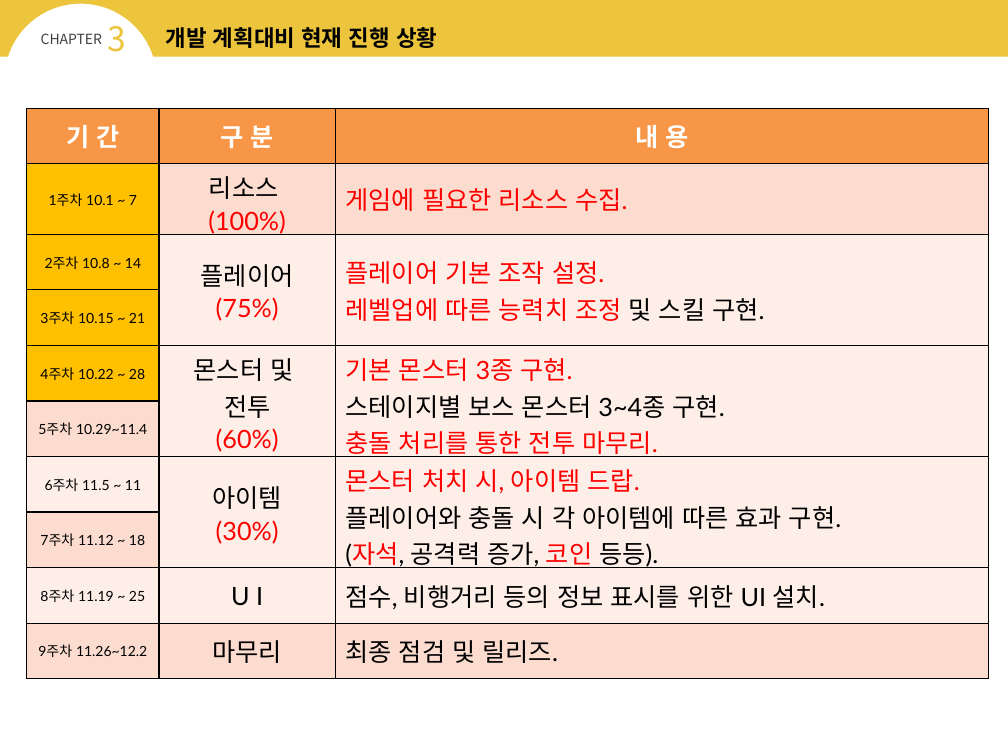
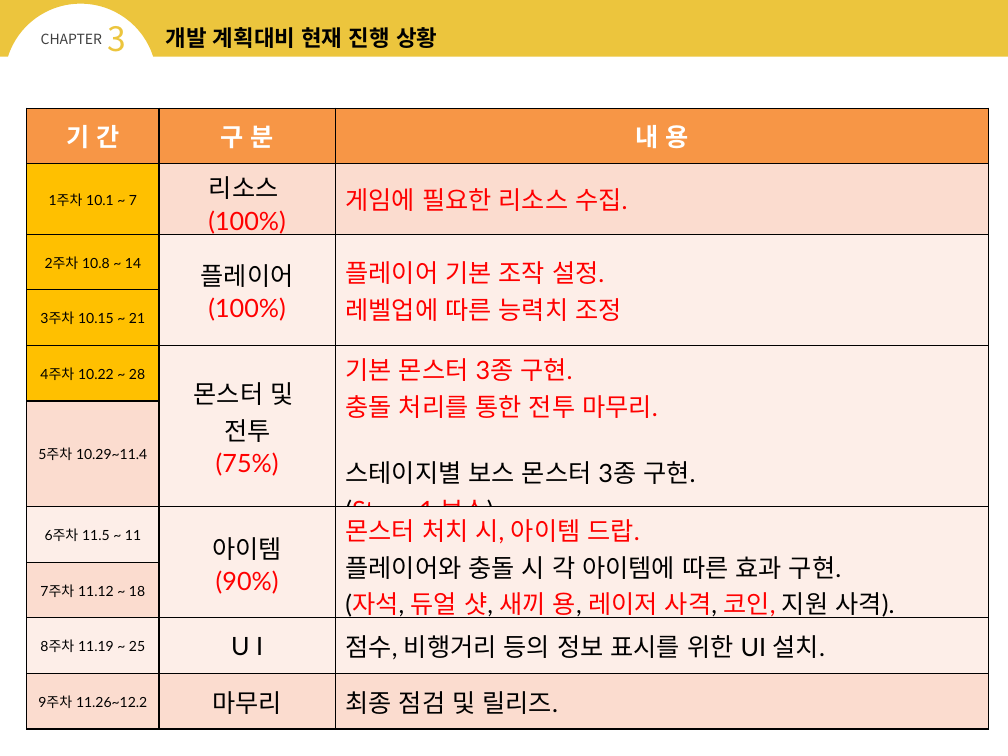
Before and after one commit to sinyoungheo/2014180044-2DGP-PROJECT, a slide deck: slide 2 of PPT/Project_03.pptx (slide 5 before the commit). Drawn at 1008x756 pixels with LibreOffice and Linux fonts; fonts in the diff are those of the drawing. Boxes give left, top, right and bottom in pixels: in the first picture for what was removed or moved away, otherwise in the second. Text is boxed around its words. In the diff, an @@ line names an element or a change of style, - is before the commit and + after.

```diff
--- a/PPT/Project_03.pptx
+++ b/PPT/Project_03.pptx
@@ table at <box>26,108,988,729</box> @@
-row 3, column 2: 플레이어 / (75%)
+row 3, column 2: 플레이어 / (100%)
-row 3, column 3: 플레이어 기본 조작 설정. / 레벨업에 따른 능력치 조정 및 스킬 구현.
+row 3, column 3: 플레이어 기본 조작 설정. / 레벨업에 따른 능력치 조정
-row 5, column 2: 몬스터 및 / 전투 / (60%)
+row 5, column 2: 몬스터 및 / 전투 / (75%)
-row 5, column 3: 기본 몬스터 3종 구현. / 스테이지별 보스 몬스터 3~4종 구현. / 충돌 처리를 통한 전투 마무리.
+row 5, column 3: 기본 몬스터 3종 구현. / 충돌 처리를 통한 전투 마무리. / 스테이지별 보스 몬스터 3종 구현. / (Stage 1 보스)
-row 7, column 2: 아이템 / (30%)
+row 7, column 2: 아이템 / (90%)
-row 7, column 3: 몬스터 처치 시, 아이템 드랍. / 플레이어와 충돌 시 각 아이템에 따른 효과 구현. / (자석, 공격력 증가, 코인 등등).
+row 7, column 3: 몬스터 처치 시, 아이템 드랍. / 플레이어와 충돌 시 각 아이템에 따른 효과 구현. / (자석, 듀얼 샷, 새끼 용, 레이저 사격, 코인, 지원 사격).
```
Also in this commit, not shown: 2 other slides changed, 3 slides removed.
